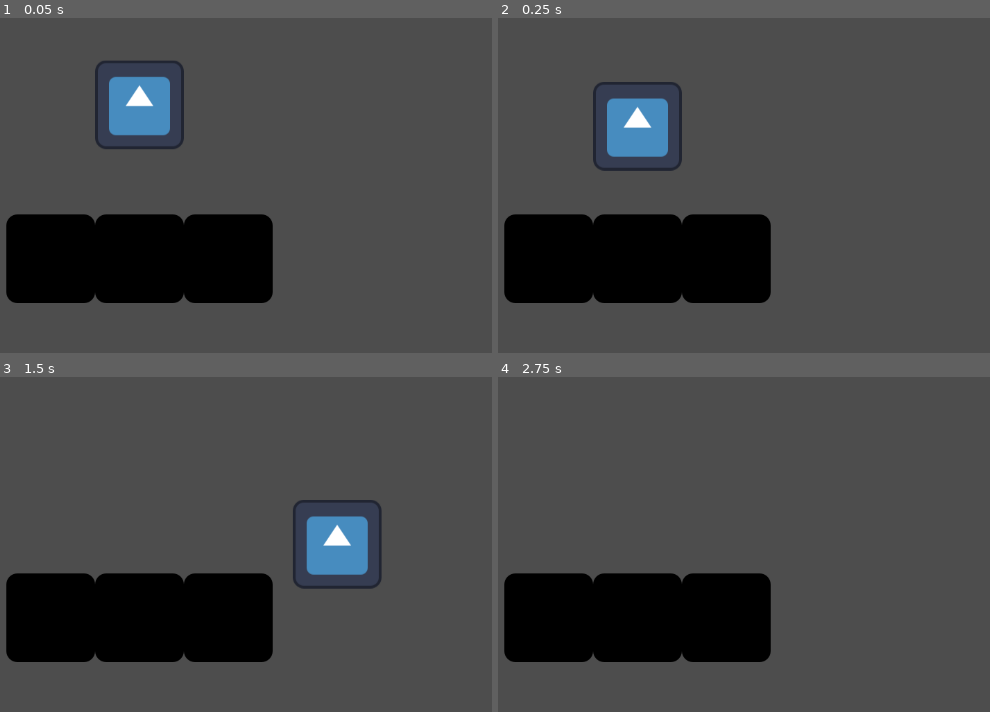
Above: before the commit, frames 1-4 (two rows, left to right).
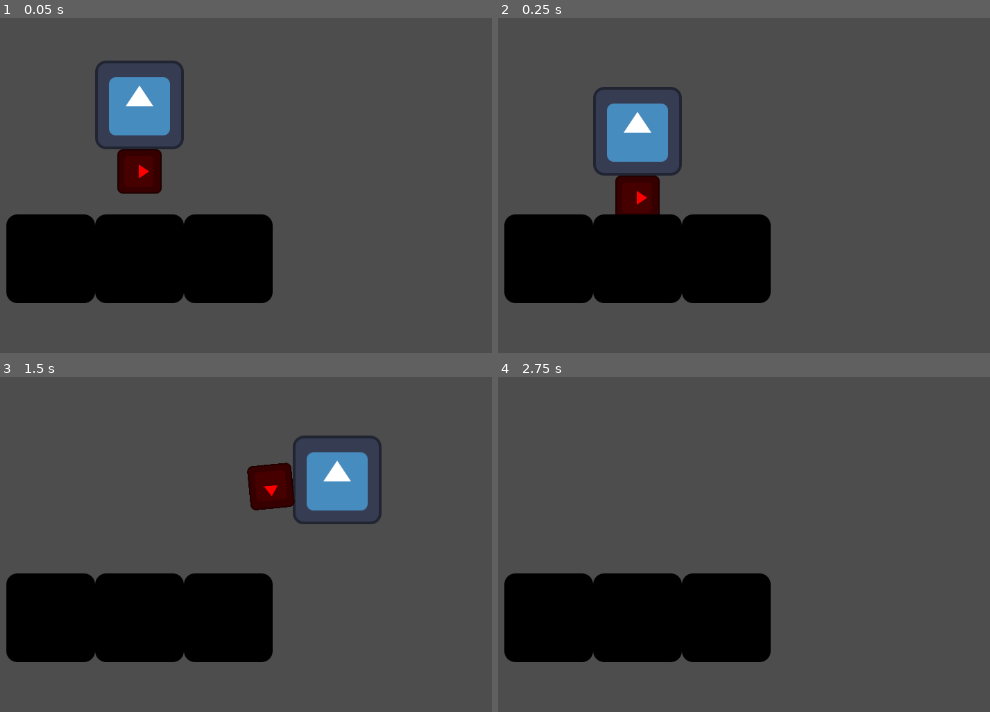
Above: after the commit, the same moments.

Repository: GunzzGT/GODOT4---2D-PLATFORM
Game: Godot game, scene res://world.tscn
Same seed, same stepped clock (60 frames per second), same inputs: the game is played once before the commit and once after it. The engine's default icon, where the game draws it, is replaced by a stand-in: a white triangle on a blue panel in a dark square.
Inputs (mouse positions are in pixels of both pictures, inside the frame that each line leads up to):
- Up to frame 1 (0.05 s): no input
- Up to frame 2 (0.25 s): no input
- Up to frame 3 (1.5 s): move the mouse to (314, 464) at 0.52 s; hold Right (ui_right) from 0.53 s (still down); tap Up (ui_up) at 0.6, 0.77, 1.07, 1.35 s; move the mouse to (outside the picture) at 1.27 s
- Up to frame 4 (2.75 s): tap Up (ui_up) at 1.52, 1.82, 2.1 s; move the mouse to (719, 387) at 2.02 s; release Right (ui_right) at 2.03 s; hold Left (ui_left) from 2.03 s (still down)

The runs differ from the first frame. In frame 1, 1.2% of the frame differs, in the area x 23-34%, y 17-53%; in frame 2, 2.3%; in frame 3, 6.5%, in the area x 50-78%, y 17-64%; in frame 4, nothing differs.

Commit message:
Added pointer/aiming
Quite proud of this one, figuring this out myself somehow *smug*

Diff:
--- a/CharacterBody2D.gd
+++ b/CharacterBody2D.gd
@@ -1,10 +1,11 @@
 extends CharacterBody2D
 
 const SPEED = 300.0
-const JUMP_VELOCITY = -400.0
+const JUMP = -600.0
 
 # Get the gravity from the project settings to be synced with RigidBody nodes.
-var gravity = ProjectSettings.get_setting("physics/2d/default_gravity")
+var GRAVITY = 1200
+# gravity by default_gravity is 980 by using (ProjectSettings.get_setting("physics/2d/default_gravity"))
 
 # note: const = variable value cannot change
 # note: var = value can change
@@ -13,11 +14,16 @@
 func _physics_process(delta):
 	# Add the gravity.
 	if not is_on_floor():
-		velocity.y += gravity * delta
+		velocity.y += GRAVITY * delta
 
 	# Handle Jump.
 	if Input.is_action_just_pressed("ui_up") and is_on_floor():
-		velocity.y = JUMP_VELOCITY
+		velocity.y = JUMP
+
+	$MarkerPivot.look_at(get_global_mouse_position())
+	# I am proud of this one to be honest, "aiming system separate from caracter sprite"
+	# Setting one node as pivot for the .look_at and then another node (sprite2D in this case) as the pointing direction
+	# Set up two marker node, oneas pivot one as the pointer, works fine
 
 	# Get the input direction and handle the movement/deceleration.
 	# As good practice, you should replace UI actions with custom gameplay actions.
--- a/project.godot
+++ b/project.godot
@@ -1,3 +1,11 @@
+; Engine configuration file.
+; It's best edited using the editor UI and not directly,
+; since the parameters that go here are not all obvious.
+;
+; Format:
+;   [section] ; section goes between []
+;   param=value ; assign values to parameters
+
 config_version=5
 
 [application]
--- a/world.tscn
+++ b/world.tscn
@@ -14,13 +14,23 @@
 [node name="CharacterBody2D" type="CharacterBody2D" parent="."]
 position = Vector2(576, 288)
 script = ExtResource("1_8vcrx")
-metadata/_edit_group_ = true
 
 [node name="Sprite2D" type="Sprite2D" parent="CharacterBody2D"]
 texture = ExtResource("2_pgg6i")
 
 [node name="CollisionShape2D" type="CollisionShape2D" parent="CharacterBody2D"]
 shape = SubResource("RectangleShape2D_elmsl")
+
+[node name="MarkerPivot" type="Marker2D" parent="CharacterBody2D"]
+
+[node name="Marker2D" type="Marker2D" parent="CharacterBody2D/MarkerPivot"]
+position = Vector2(96, 0)
+metadata/_edit_group_ = true
+
+[node name="Sprite2D" type="Sprite2D" parent="CharacterBody2D/MarkerPivot/Marker2D"]
+modulate = Color(1, 0, 0, 1)
+scale = Vector2(0.5, 0.5)
+texture = ExtResource("2_pgg6i")
 
 [node name="WALLS" type="Node" parent="."]
 
